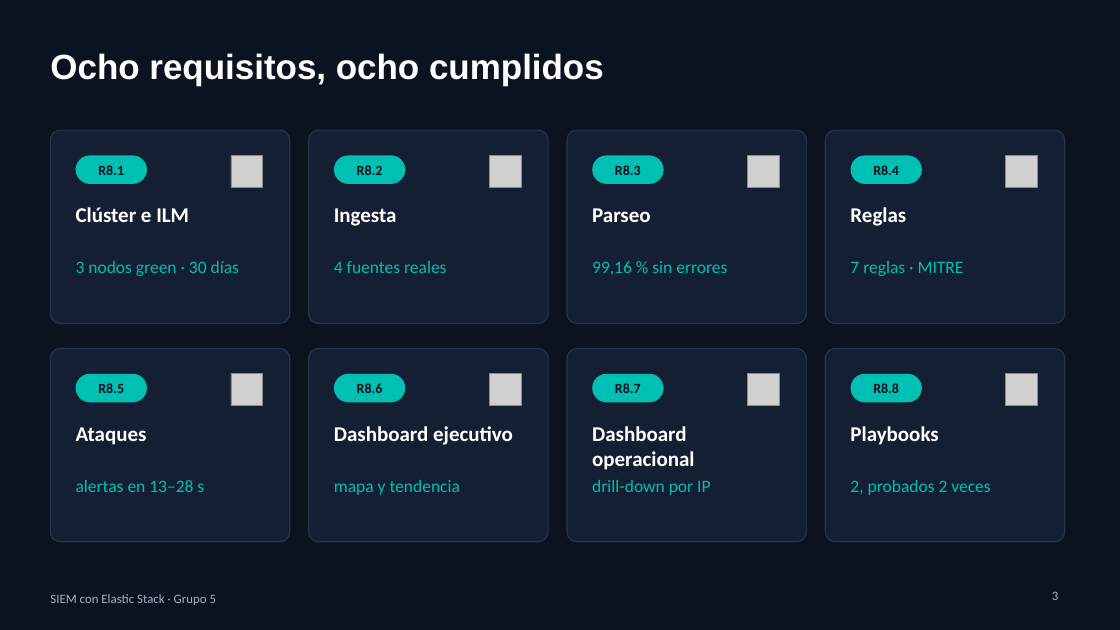
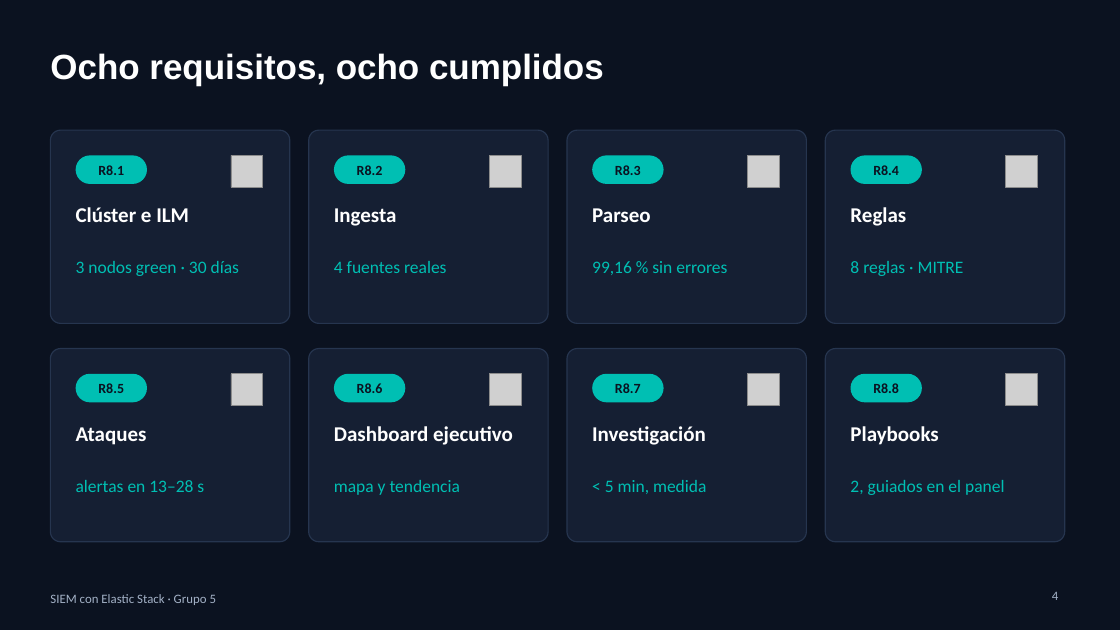
Before and after one commit to ballesterossmartsolutionssas/siem-elastic-grupo5, a slide deck: slide 4 of diapositivas/SIEM-Grupo5.pptx (slide 3 before the commit). Drawn at 1120x630 pixels with LibreOffice and Linux fonts; fonts in the diff are those of the drawing; grey boxes stand for pictures. Boxes give left, top, right and bottom in pixels: in the first picture for what was removed or moved away, otherwise in the second. Text is boxed around its words. In the diff, an @@ line names an element or a change of style, - is before the commit and + after.

Commit message:
Panel SOC: cumplimiento en vivo, salud, anomalías e investigación guiada; regla de anomalía new terms
- Franja R8.1-R8.8 que se pone en verde con las mediciones reales
- Salud del sistema: heap, disco y CPU por nodo, fases de ILM y retraso de la ingesta
- Detección de anomalías de volumen (z-score contra la línea base de 24 h)
- Incidentes agrupados por regla e IP, críticos arriba; top de IPs sin visitas normales
- Ficha de la IP con fallos, ingresos exitosos, puertos y herramienta
- Investigación guiada (R8.7 y R8.8): playbook con cronómetro que se guarda en siem-investigaciones
- reglas/08: ingreso SSH con usuario + IP nunca vistos en 7 días (new terms)
- Diapositivas (18) con Tecnologías, Investigación guiada y Conclusiones; guion y evidencias al día

```diff
--- a/diapositivas/SIEM-Grupo5.pptx
+++ b/diapositivas/SIEM-Grupo5.pptx
@@ text at box(850, 261, 964, 276): text changed @@
-7 reglas · MITRE
+8 reglas · MITRE
@@ text at box(592, 426, 706, 445): text changed @@
-Dashboard operacional
+Investigación
@@ text at box(605, 480, 706, 494): text changed @@
-drill-down por IP
+< 5 min, medida
@@ text at box(850, 480, 1004, 495): text changed @@
-2, probados 2 veces
+2, guiados en el panel
@@ page number at box(1052, 592, 1058, 600): text changed @@
-3
+4
```
Also in this commit, not shown: 7 other slides changed, 3 slides added, 15 other files.
